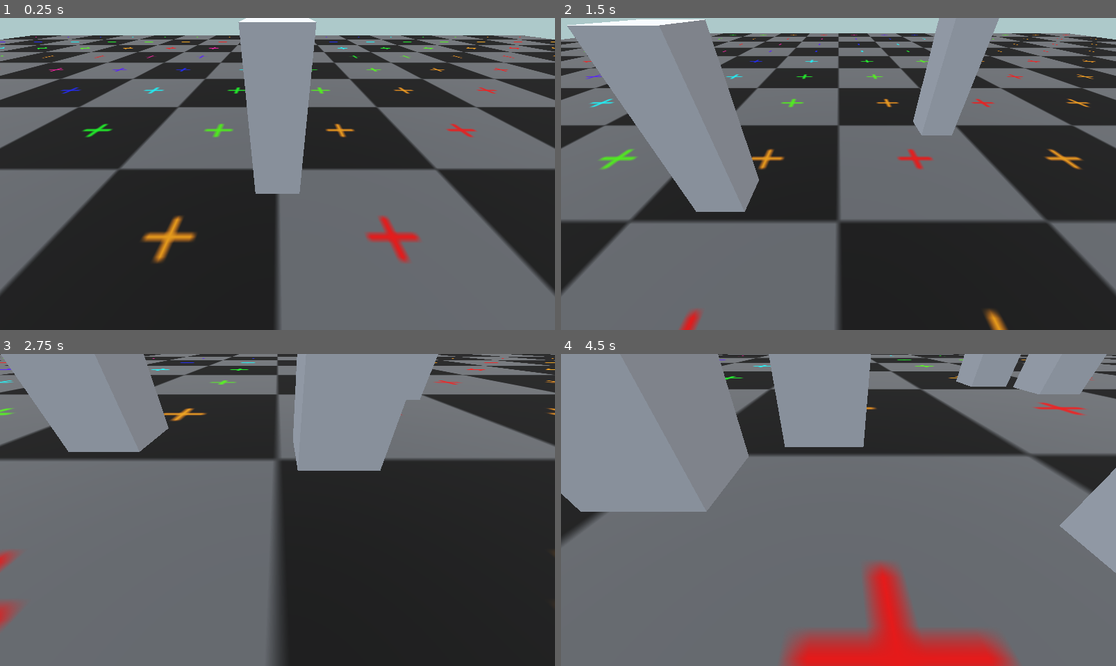
Above: before the commit, frames 1-4 (two rows, left to right).
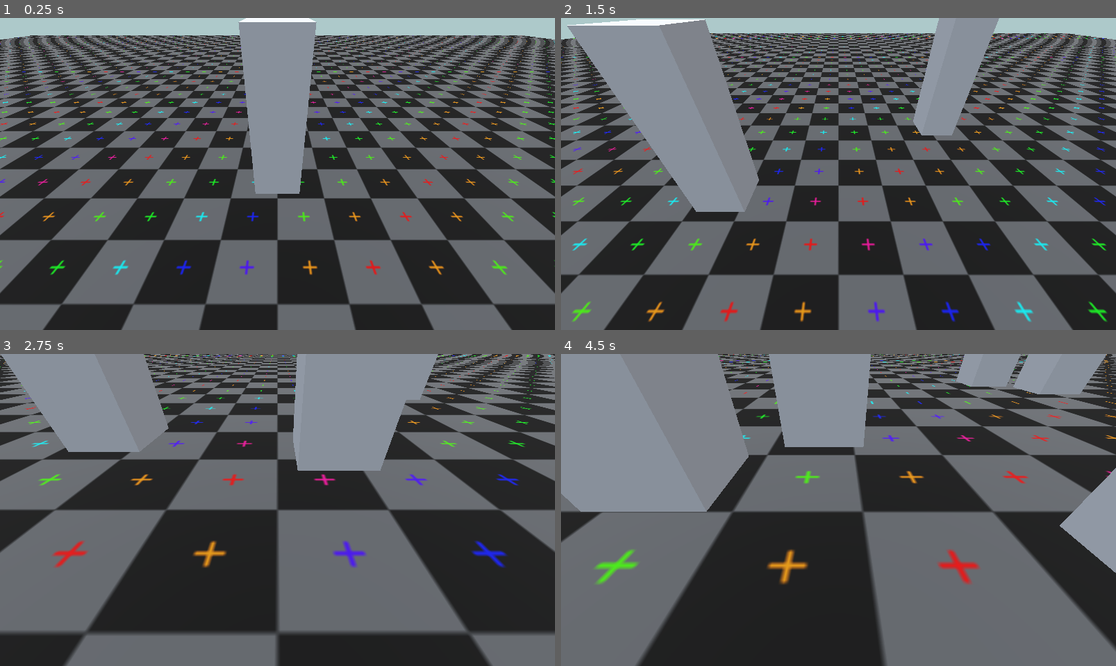
Above: after the commit, the same moments.

Repository: cooltrain7/building-planner
Game: Godot game, scene res://editor/editor.tscn
The game is run twice, just before and just after one commit, with the same random seed, the same clock (stepped at 60 frames per second) and the same inputs.
Inputs (mouse positions are in pixels of both pictures, inside the frame that each line leads up to):
- Up to frame 1 (0.25 s): no input
- Up to frame 2 (1.5 s): tap Enter at 0.5 s; move the mouse to (960, 158) at 0.52 s; hold S (camera_backwards) 0.53-1.28 s; click (960, 158) at 0.67 s; move the mouse to (727, 189) at 1.27 s; tap Shift (camera_boost) at 1.35 s; click (727, 189) at 1.42 s
- Up to frame 3 (2.75 s): tap Space (camera_up) at 2 s; move the mouse to (333, 441) at 2.02 s; hold Ctrl (camera_down) from 2.03 s (still down); click (333, 441) at 2.17 s
- Up to frame 4 (4.5 s): move the mouse to (810, 572) at 2.77 s; release Ctrl (camera_down) at 2.78 s; tap W (camera_forward) at 2.85 s; click (810, 572) at 2.92 s; tap Enter at 3.5 s; move the mouse to (1005, 556) at 3.52 s; hold A (camera_left) 3.53-4.28 s; click (1005, 556) at 3.67 s; move the mouse to (672, 463) at 4.27 s; tap D (camera_right) at 4.35 s; click (672, 463) at 4.42 s

The runs differ from the first frame. In frame 1, 46% of the frame differs, in the area x 0-100%, y 5-100%; in frame 2, 45%; in frame 3, 44%; in frame 4, 37%.

Commit message:
Tweaked ground texture

Diff:
--- a/editor/editor.tscn
+++ b/editor/editor.tscn
@@ -9,6 +9,7 @@
 
 [sub_resource type="StandardMaterial3D" id="StandardMaterial3D_rgtkv"]
 albedo_texture = ExtResource("6_skn7o")
+uv1_scale = Vector3(4, 4, 4)
 
 [sub_resource type="PlaneMesh" id="PlaneMesh_njnhm"]
 
Not shown, changed: editor/textures/uv_grid.png.import
